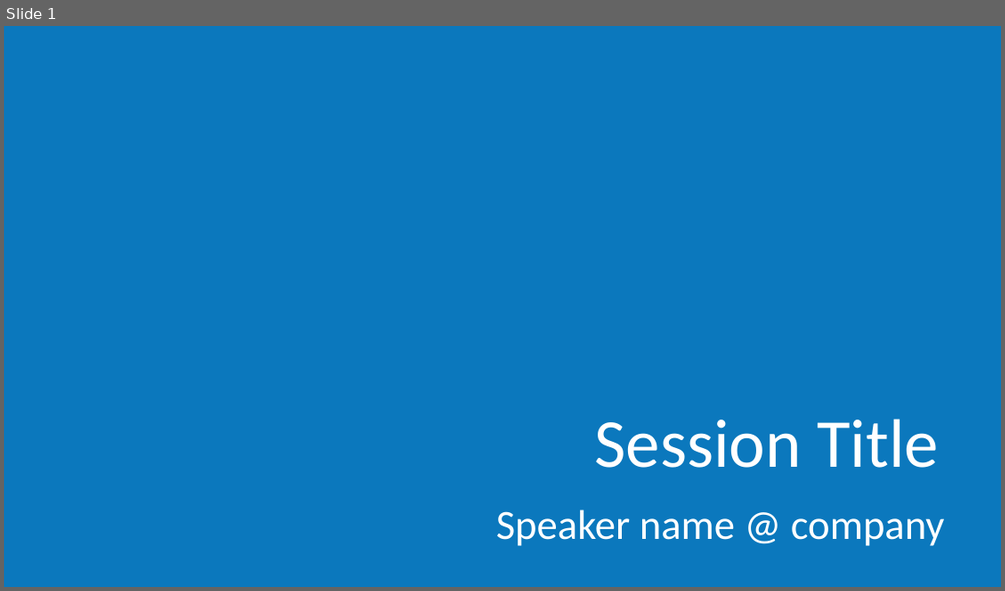
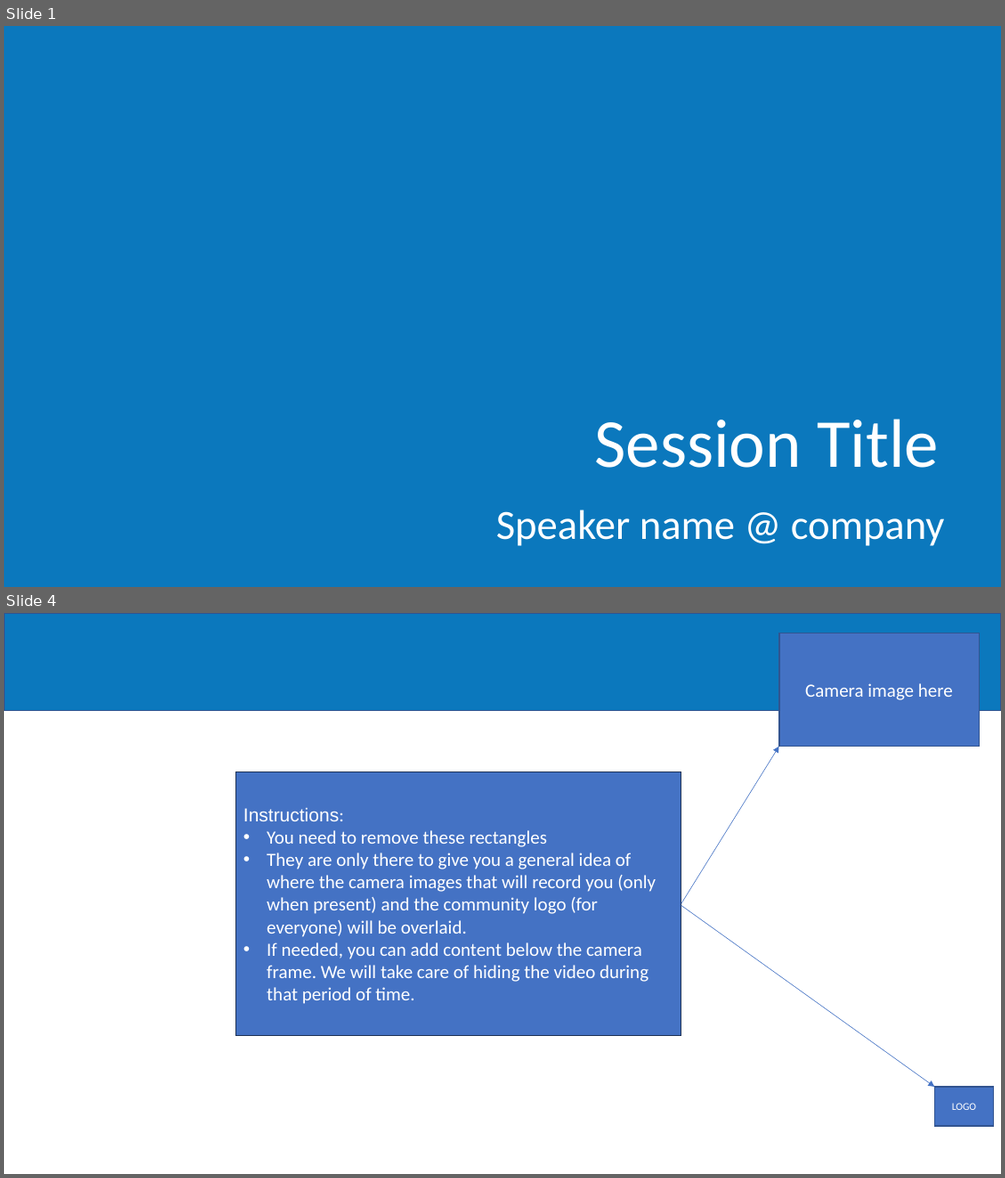
Before and after one commit to DotNetCodeIT/Eventi, a slide deck: Azure Day/2023/Slides/TemplateAzureDay2023.pptx. Shown one above the other, each under a label of ours: slide 1 before the commit, slides 1 and 4 after it; the slides between them are not shown. The pictures are 1005x591 and 1005x1178 pixels, drawn with LibreOffice and Linux fonts; fonts in the diff are those of the drawing; background and template pictures are left out. Boxes give left, top, right and bottom in pixels: in the first picture for what was removed or moved away, otherwise in the second. Text is boxed around its words. In the diff, an @@ line names an element or a change of style, - is before the commit and + after.

```diff
--- a/Azure Day/2023/Slides/TemplateAzureDay2023.pptx
+++ b/Azure Day/2023/Slides/TemplateAzureDay2023.pptx
@@ slide 4 added at (4, 613, 1001, 1174), background #FFFFFF @@
@@ rectangle added at (4, 613, 1001, 711), fill #0B78BD, outline #325491 1 pt @@
@@ rectangle added at (779, 633, 979, 747), fill #4472C4, outline #325491 1 pt, 18 pt, text #FFFFFF @@
+Camera image here
@@ rectangle added at (235, 771, 680, 1036), fill #4472C4, outline #1E3256 1 pt, 18 pt, text #FFFFFF @@
+Instructions:
+• You need to remove these rectangles
+• They are only there to give you a general idea of where the camera images that will record you (only when present) and the community logo (for everyone) will be overlaid.
+• If needed, you can add content below the camera frame. We will take care of hiding the video during that period of time.
@@ arrow added from (681, 904) to (778, 747), #4472C4 0.5 pt @@
@@ arrow added from (681, 906) to (934, 1086), #4472C4 0.5 pt @@
@@ rectangle added at (934, 1086, 994, 1126), fill #4472C4, outline #325491 1 pt, 10 pt, text #FFFFFF @@
+LOGO
```
Also in this commit, not shown: 1 other slide added, 1 slide removed.
